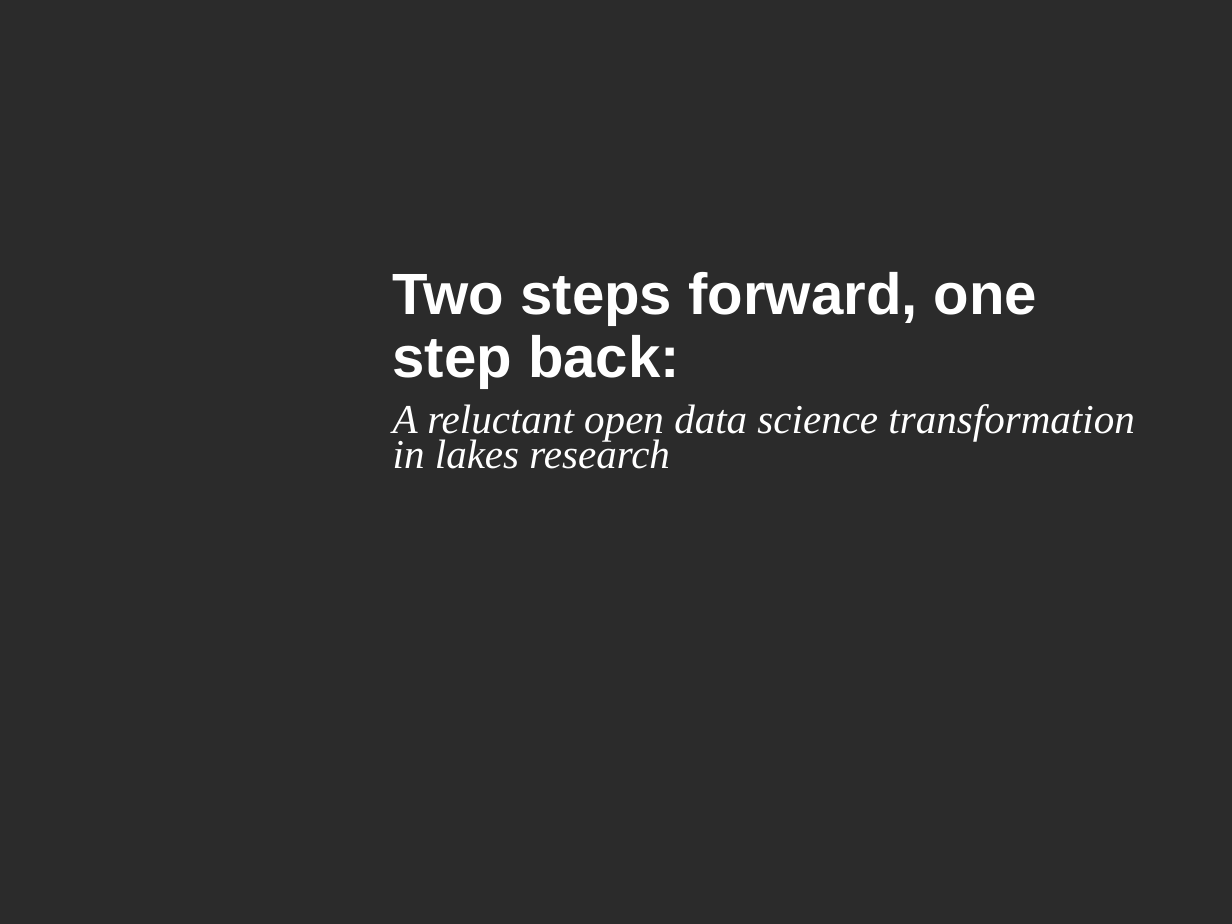
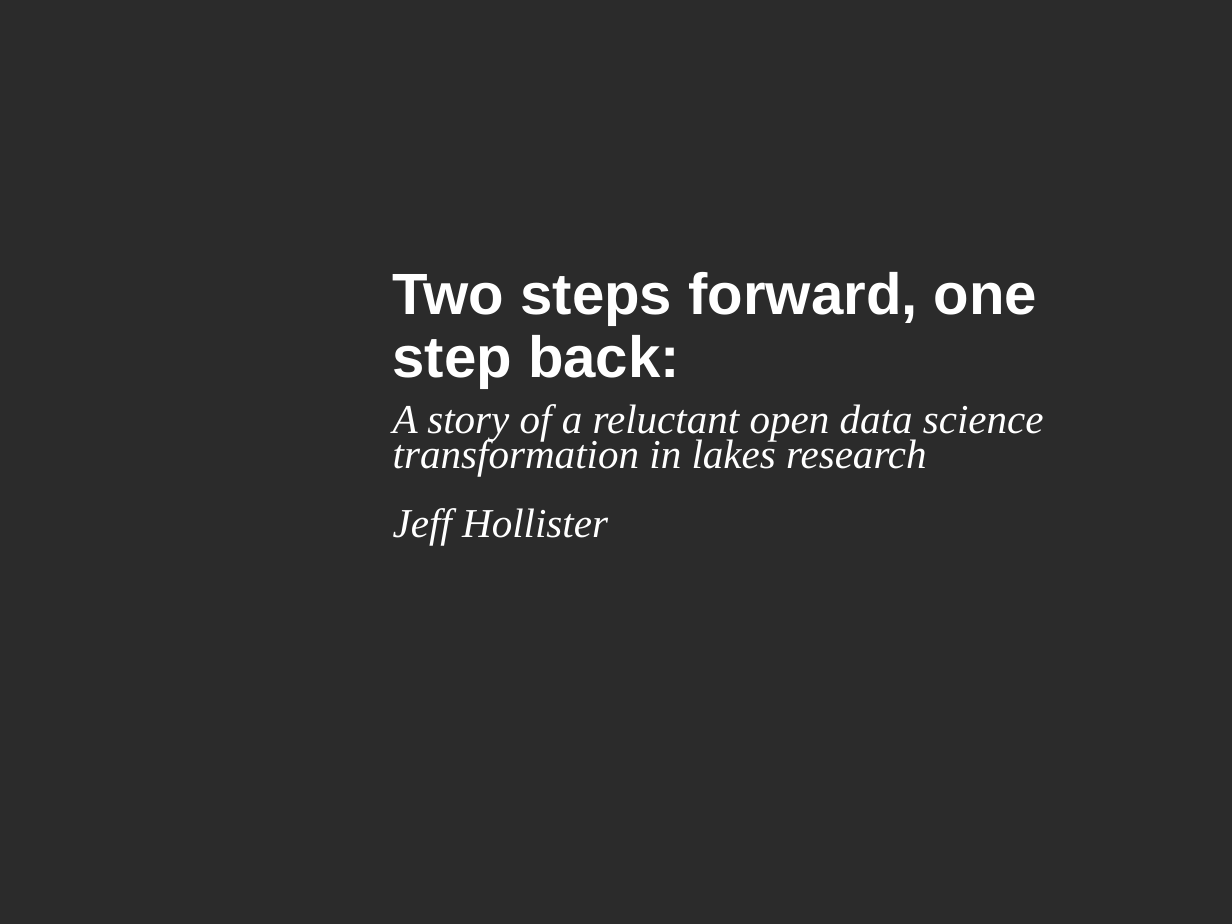
Before and after one commit to jhollist/two_steps_forward, a slide deck: slide 1 of two_steps_forward_outline.pptx. Drawn at 1232x924 pixels with LibreOffice and Linux fonts; fonts in the diff are those of the drawing; background and template pictures are left out; a plain dark background stands for a picture behind light text. Boxes give left, top, right and bottom in pixels: in the first picture for what was removed or moved away, otherwise in the second. Text is boxed around its words. In the diff, an @@ line names an element or a change of style, - is before the commit and + after.

```diff
--- a/two_steps_forward_outline.pptx
+++ b/two_steps_forward_outline.pptx
@@ subtitle at (393,404,1044,545): text changed @@
-A reluctant open data science transformation in lakes research
+A story of a reluctant open data science transformation in lakes research
+Jeff Hollister
```
Also in this commit, not shown: 21 other slides changed, 2 other files.
